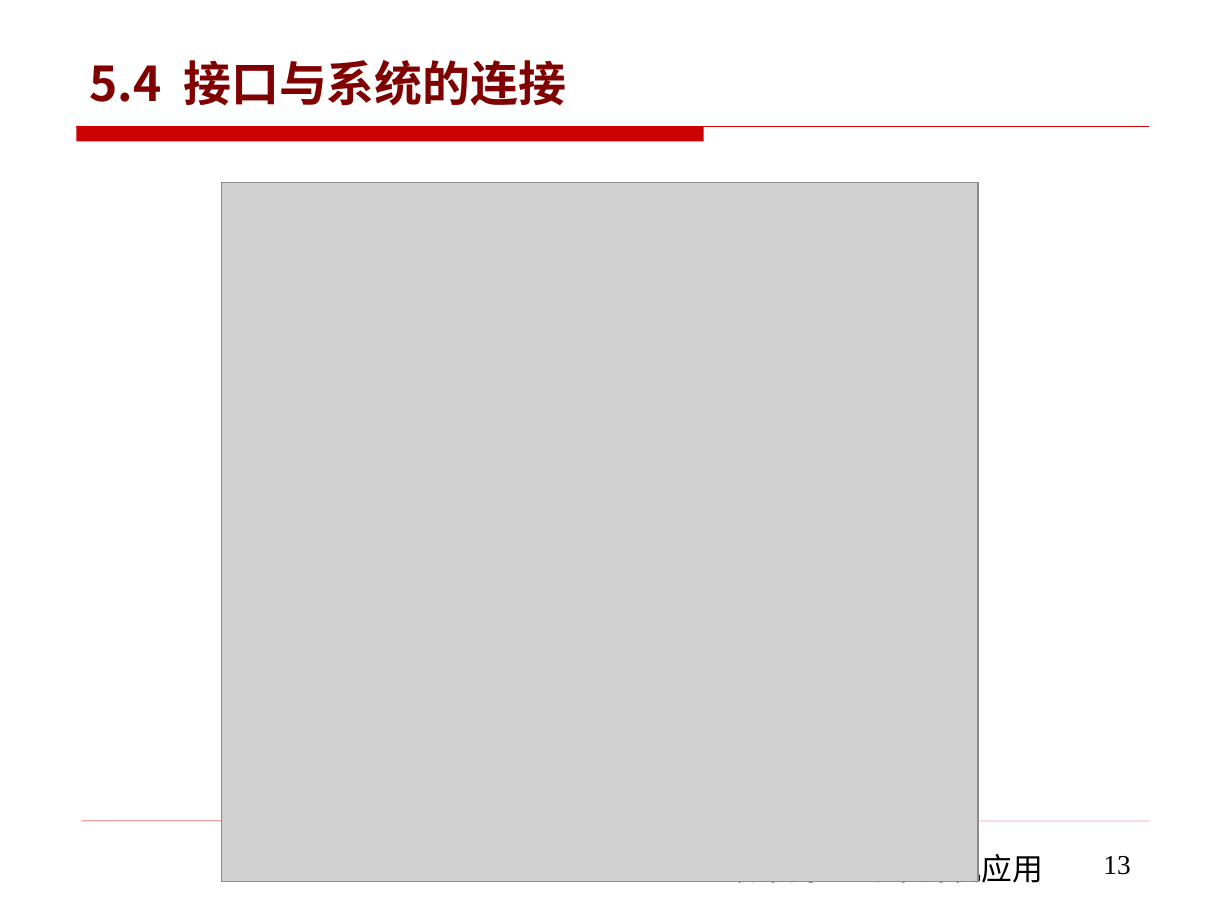
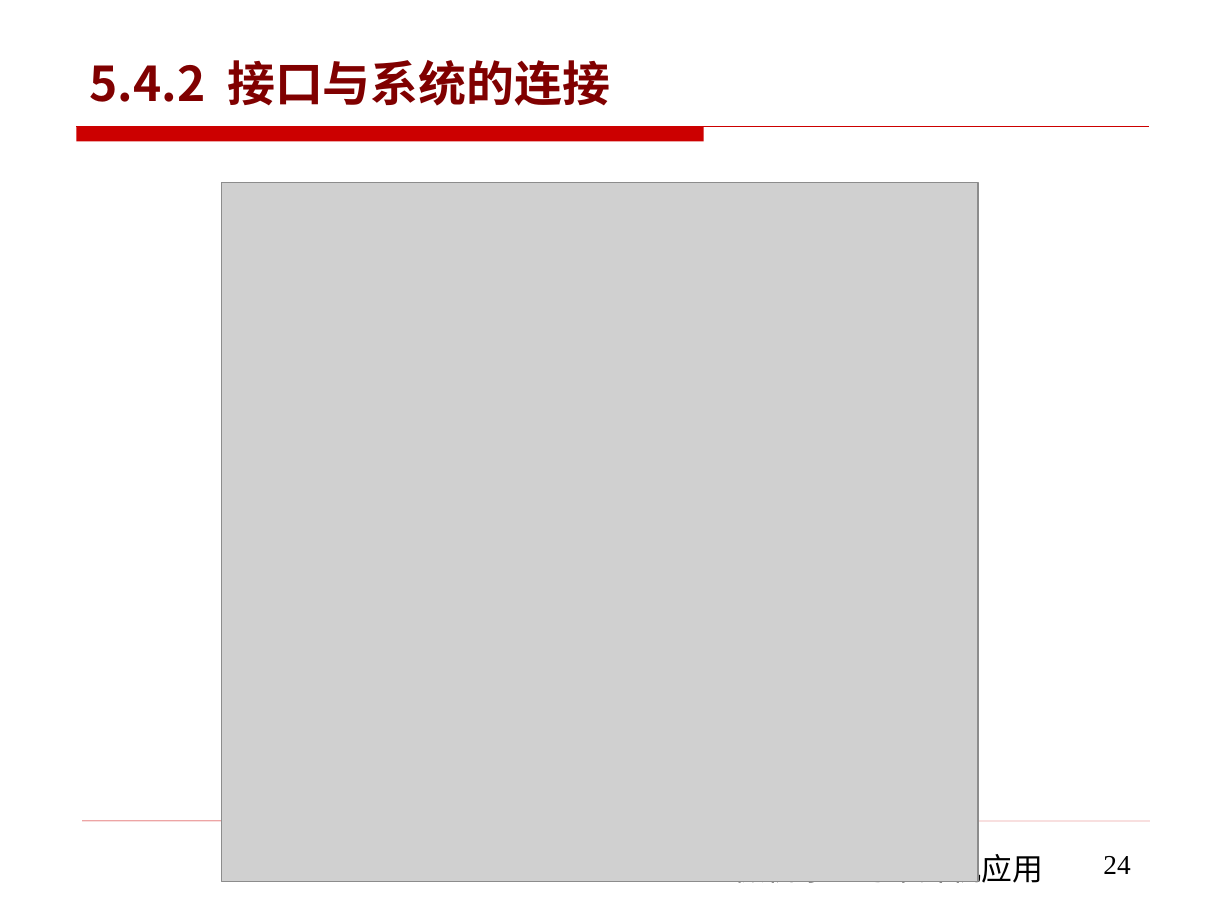
Before and after one commit to rshouc/Microcomputer, a slide deck: slide 24 of PPT/The Principle of Microcomputer/第五章 微机原理（微机和外设的数据传输) .pptx (slide 13 before the commit). Drawn at 1232x924 pixels with LibreOffice and Linux fonts; fonts in the diff are those of the drawing; grey boxes stand for pictures; background and template pictures are left out. Boxes give left, top, right and bottom in pixels: in the first picture for what was removed or moved away, otherwise in the second. Text is boxed around its words. In the diff, an @@ line names an element or a change of style, - is before the commit and + after.

```diff
--- a/PPT/The Principle of Microcomputer/第五章 微机原理（微机和外设的数据传输) .pptx
+++ b/PPT/The Principle of Microcomputer/第五章 微机原理（微机和外设的数据传输) .pptx
@@ title at [90, 60, 610, 106]: text changed @@
-5.4 接口与系统的连接
+5.4.2 接口与系统的连接
@@ page number at [1103, 856, 1130, 874]: text changed @@
-13
+24
```
Also in this commit, not shown: 1 other slide changed, 11 slides added.
